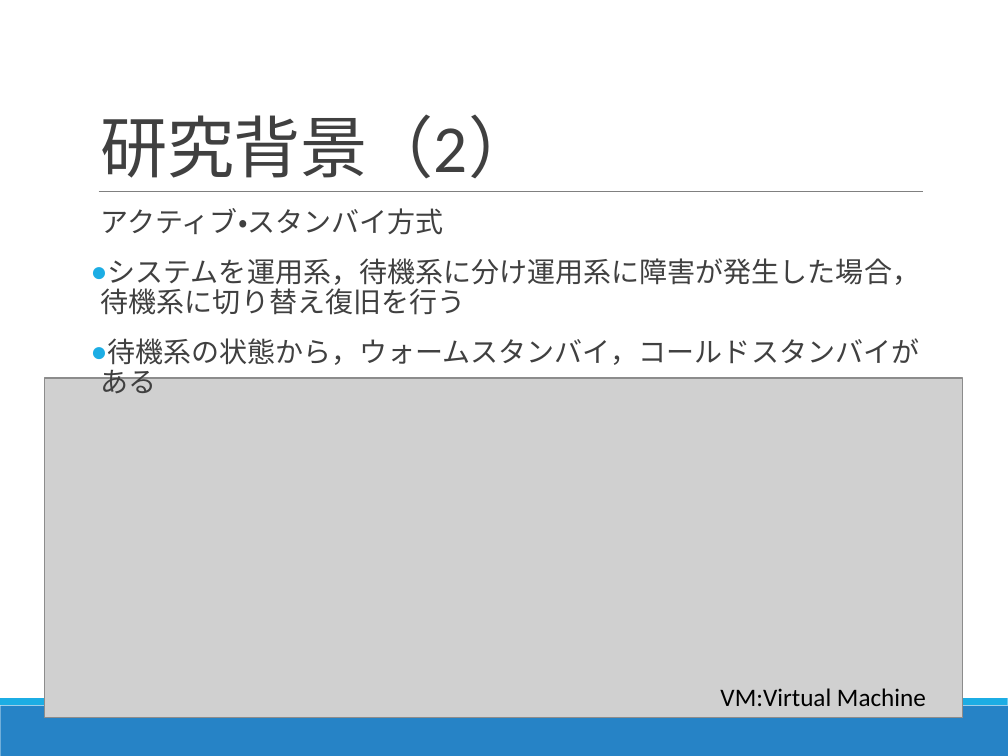
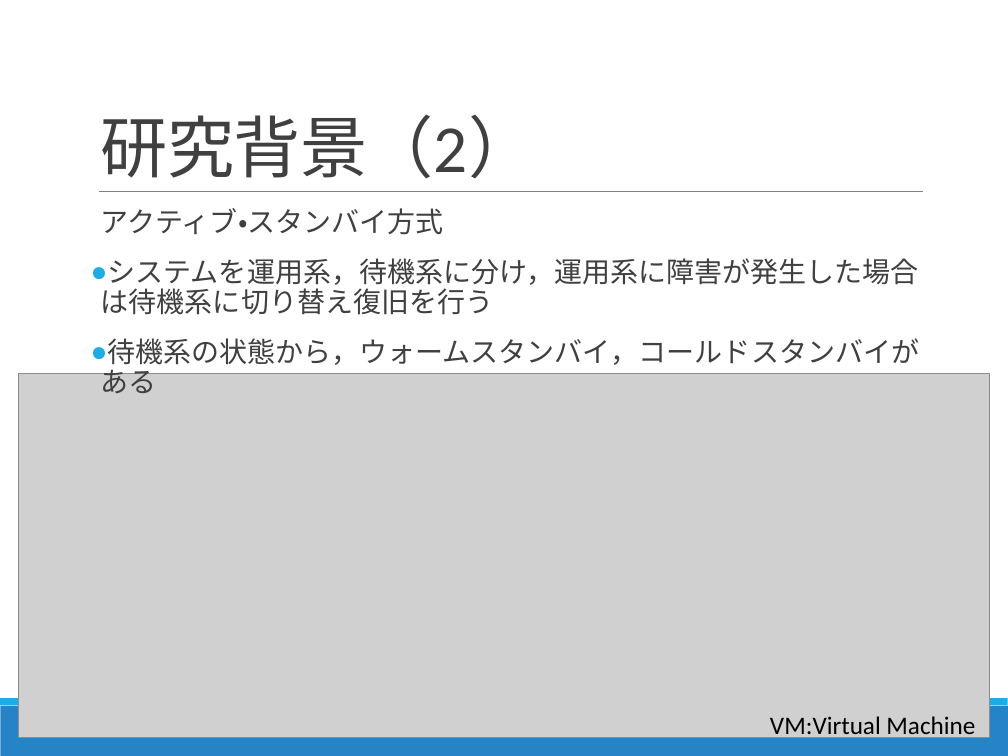
Before and after one commit to Kota0823/Document, a slide deck: slide 4 of 輪講2019-1_鈴木洸太.pptx. Drawn at 1008x756 pixels with LibreOffice and Linux fonts; fonts in the diff are those of the drawing; grey boxes stand for pictures. Boxes give left, top, right and bottom in pixels: in the first picture for what was removed or moved away, otherwise in the second. Text is boxed around its words. In the diff, an @@ line names an element or a change of style, - is before the commit and + after.

```diff
--- a/輪講2019-1_鈴木洸太.pptx
+++ b/輪講2019-1_鈴木洸太.pptx
@@ text at [101, 258, 919, 315]: text changed @@
-● システムを運用系，待機系に分け運用系に障害が発生した場合，待機系に切り替え復旧を行う
+● システムを運用系，待機系に分け，運用系に障害が発生した場合は待機系に切り替え復旧を行う
@@ picture: place and size @@
-picture at [45, 378, 964, 718]
+picture at [18, 374, 990, 738]
@@ text "VM:Virtual Machine" rewrapped from [720, 688, 926, 706] to [770, 716, 975, 740] @@
```
Also in this commit, not shown: 11 other slides changed, 1 slide added, 8 other files.
